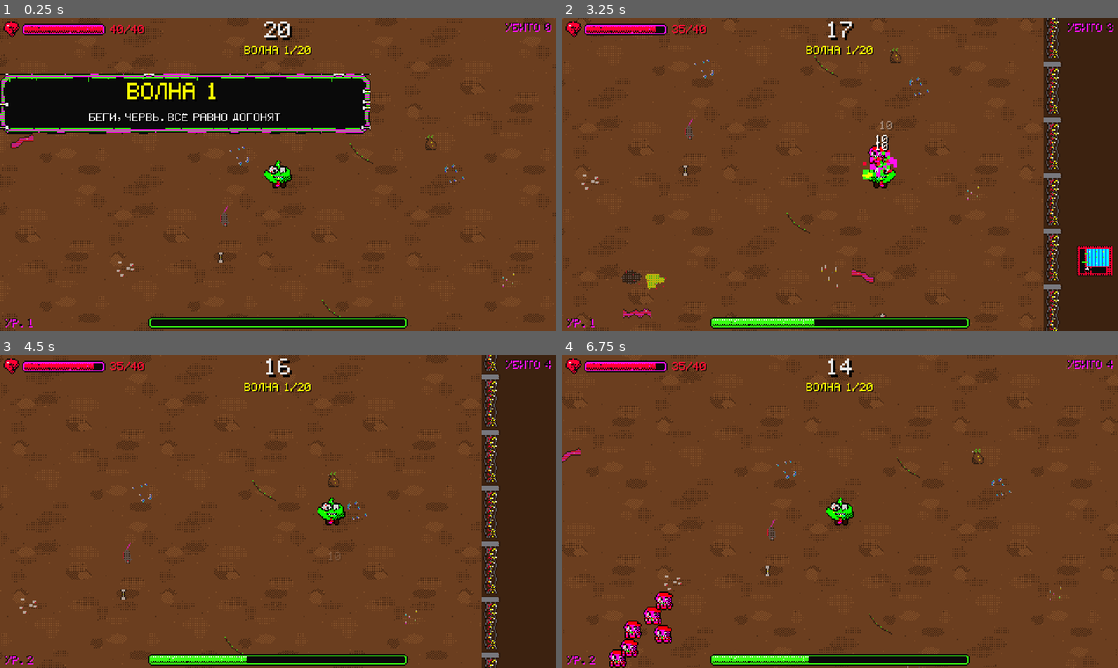
Above: before the commit, frames 1-4 (two rows, left to right).
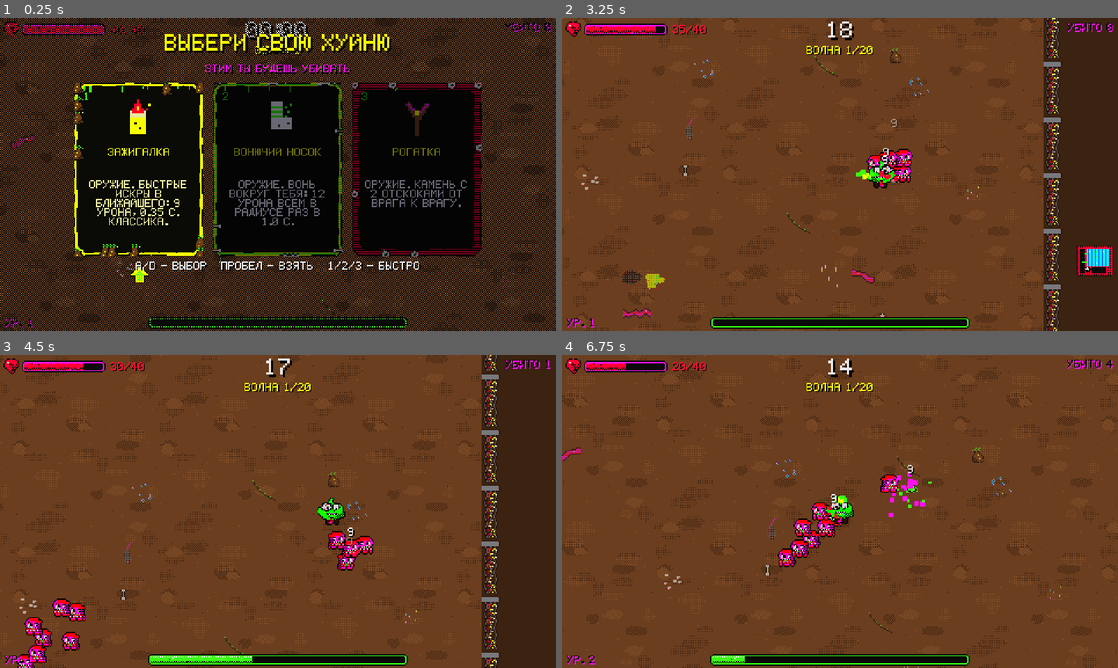
Above: after the commit, the same moments.

Repository: Gepackstuck/Stinky_Dumpster_Survivors
Game: Godot game, scene res://scenes/levels/main.tscn
The game is run twice, just before and just after one commit, with the same random seed, the same clock (stepped at 60 frames per second) and the same inputs.
Inputs (mouse positions are in pixels of both pictures, inside the frame that each line leads up to):
- Up to frame 1 (0.25 s): no input
- Up to frame 2 (3.25 s): click (701, 171) at 0.5 s, where only the run after the commit has a clickable "1"; tap Enter (ui_accept) at 1.25, 1.52, 2.27 s; move the mouse to (962, 158) at 1.27 s; hold D (move_right) 1.28-2.03 s; move the mouse to (728, 190) at 2.02 s; hold S (move_down) 2.03-2.78 s; move the mouse to (895, 105) at 2.77 s; hold D (move_right) from 2.78 s (still down)
- Up to frame 3 (4.5 s): move the mouse to (250, 574) at 3.52 s; release D (move_right) at 3.53 s; hold W (move_up) 3.53-4.28 s; tap Enter (ui_accept) at 3.77 s; move the mouse to (444, 558) at 4.27 s; hold A (move_left) from 4.28 s (still down)
- Up to frame 4 (6.75 s): tap Enter (ui_accept) at 4.52, 6.02 s; tap Escape at 4.9 s; release A (move_left) at 5 s; click "ПРОДОЛЖИТЬ, ХУЛИ ЗАСТЫЛ" (after the commit: "ПРОДОЛЖИТЬ") at 5 s; move the mouse to (673, 464) at 5.77 s; hold A (move_left) 5.78-6.53 s; move the mouse to (867, 511) at 6.52 s; hold S (move_down) from 6.53 s (still down)

The runs differ from the first frame. In frame 1, 64% of the frame differs, in the area x 0-100%, y 0-100%; in frame 2, 1.3%; in frame 3, 1.9%; in frame 4, 11%.

Commit message:
fix+feat: пауза/Ларёк, выбор стартового оружия, орды и рост сложности, планы шагов 8-10
Co-Authored-By: Claude Sonnet 5.5 <noreply@anthropic.com>
Claude-Session: https://claude.ai/code/session_01GvQcLtpmeq9xDjqGAM3qCT

Diff:
--- a/scenes/player/player.tscn
+++ b/scenes/player/player.tscn
@@ -3,7 +3,6 @@
 [ext_resource type="Script" path="res://scripts/player/player_controller.gd" id="1_ctrl"]
 [ext_resource type="Script" path="res://scripts/components/health_component.gd" id="2_health"]
 [ext_resource type="Script" path="res://scripts/components/hurtbox_component.gd" id="3_hurtbox"]
-[ext_resource type="Script" path="res://scripts/weapons/weapon_base.gd" id="4_weapon"]
 [ext_resource type="Script" path="res://scripts/components/hit_flash_component.gd" id="9_flash"]
 [ext_resource type="Script" path="res://scripts/components/frame_animator_component.gd" id="5_anim"]
 [ext_resource type="Texture2D" path="res://assets/sprites/player.png" id="6_tex"]
@@ -57,6 +56,3 @@
 
 [node name="CollisionShape2D" type="CollisionShape2D" parent="Magnet"]
 shape = SubResource("CircleShape2D_magnet")
-
-[node name="Weapon" type="Node2D" parent="."]
-script = ExtResource("4_weapon")
--- a/scenes/ui/pause_menu.tscn
+++ b/scenes/ui/pause_menu.tscn
@@ -57,7 +57,7 @@
 offset_top = 104.0
 offset_right = 360.0
 offset_bottom = 130.0
-text = "ПРОДОЛЖИТЬ, ХУЛИ ЗАСТЫЛ"
+text = "ПРОДОЛЖИТЬ"
 theme_override_colors/font_color = Color(0.968627, 1, 0, 1)
 theme_override_colors/font_hover_color = Color(1, 1, 1, 1)
 theme_override_colors/font_focus_color = Color(1, 1, 1, 1)
@@ -74,7 +74,7 @@
 offset_top = 134.0
 offset_right = 360.0
 offset_bottom = 160.0
-text = "ЗАНОВО, ЛОХ"
+text = "НАЧАТЬ ЗАНОВО"
 theme_override_colors/font_color = Color(0.968627, 1, 0, 1)
 theme_override_colors/font_hover_color = Color(1, 1, 1, 1)
 theme_override_colors/font_focus_color = Color(1, 1, 1, 1)
--- a/scripts/autoload/balance.gd
+++ b/scripts/autoload/balance.gd
@@ -31,8 +31,8 @@
 const WAVE_DURATION_STEP_SEC: float = 5.0
 const WAVE_DURATION_MAX_SEC: float = 60.0
 const WAVE_DURATION_FINAL_SEC: float = 90.0       # 20-я волна (боссы)
-const WAVE_GROUPS_BASE: int = 6                   # групп врагов за волну = BASE + номер волны
-const WAVE_GROUP_SIZE_BASE: int = 4               # размер группы = BASE + волна/4 (±1)
+const WAVE_GROUPS_BASE: int = 9                   # групп врагов за волну = BASE + номер волны
+const WAVE_GROUP_SIZE_BASE: int = 5               # размер группы = BASE + волна/4 (±1)
 const WAVE_GROUP_SIZE_WAVES_PER_STEP: int = 2
 const WAVE_FIRST_GROUP_SEC: float = 0.5
 const WAVE_SPAWN_END_FRACTION: float = 0.85       # последняя группа не позже 85% времени волны
@@ -46,7 +46,10 @@
 const ELITE_SPAWN_SEC: float = 2.0
 const FINAL_BOSS_SPAWN_SEC: float = 1.5
 const WAVE_END_COLLECT_SEC: float = 1.5           # время на авто-сбор материалов после волны
-const WAVE_HP_GROWTH: float = 0.12          # +15% HP за каждую волну после первой
+const WAVE_HP_GROWTH: float = 0.18          # +15% HP за каждую волну после первой
+const WAVE_DAMAGE_GROWTH: float = 0.10       # +10% урона врагов за волну
+const WAVE_SPEED_GROWTH: float = 0.03        # +3% скорости за волну
+const WAVE_SPEED_MAX_MULT: float = 1.4
 const WAVE_ENEMY_UNLOCK: Dictionary = {     # с какой волны тип может выпасть
 	&"squid_gopnik": 1, &"microbe": 2, &"npc_bot": 3, &"cockroach": 4, &"wifi_ghost": 6,
 }
@@ -140,7 +143,7 @@
 
 # --- Оружие: damage, cooldown (GDD) ---
 const WEAPONS: Dictionary = {
-	&"lighter": {"damage": 10.0, "cooldown": 0.3, "burn_dps": 2.0, "burn_duration": 3.0},
+	&"lighter": {"damage": 9.0, "cooldown": 0.35, "burn_dps": 2.0, "burn_duration": 3.0},
 	&"sock": {"damage": 12.0, "cooldown": 1.0, "radius": 60.0},
 	&"slingshot": {"damage": 8.0, "cooldown": 0.6, "ricochets": 2, "ricochet_range": 110.0},
 	&"laser_pointer": {"damage": 4.0, "cooldown": 0.15},
--- a/scripts/enemies/enemy_base.gd
+++ b/scripts/enemies/enemy_base.gd
@@ -39,12 +39,12 @@
 	var stats: Dictionary = Balance.ENEMIES[enemy_id]
 	_sprite.texture = _texture_for(enemy_id)
 	_apply_size(stats.get("radius", BASE_RADIUS))
-	_speed = stats["speed"]
+	_speed = stats["speed"] * WaveRules.speed_mult(GameState.wave)
 	speed_mult = 1.0
 	extra_velocity = Vector2.ZERO
 	forced_sec = 0.0
 	_health.setup(stats["hp"] * hp_mult)
-	_hitbox.damage = stats["damage"]
+	_hitbox.damage = stats["damage"] * WaveRules.damage_mult(GameState.wave)
 	_target = target
 	if _brain != null:
 		_brain.queue_free()
--- a/scripts/player/player_controller.gd
+++ b/scripts/player/player_controller.gd
@@ -78,6 +78,10 @@
 func _add_weapon(perk_id: StringName) -> void:
 	var weapon: Node2D = null
 	match perk_id:
+		PerkLibrary.W_LIGHTER:
+			var lighter: WeaponBase = WeaponBase.new()
+			lighter.weapon_id = &"lighter"
+			weapon = lighter
 		PerkLibrary.W_SOCK:
 			var aura: AuraWeapon = AuraWeapon.new()
 			aura.weapon_id = &"sock"
--- a/scripts/systems/perk_library.gd
+++ b/scripts/systems/perk_library.gd
@@ -6,17 +6,19 @@
 const REGEN: StringName = &"regen"
 const DOUBLE_SHOT: StringName = &"double_shot"
 const LOOT_GOBLIN: StringName = &"loot_goblin"
+const W_LIGHTER: StringName = &"w_lighter"
 const W_SOCK: StringName = &"w_sock"
 const W_SLINGSHOT: StringName = &"w_slingshot"
 const W_MOP: StringName = &"w_mop"
-const WEAPON_PERKS: Array[StringName] = [W_SOCK, W_SLINGSHOT, W_MOP]
-const ALL: Array[StringName] = [SPEED, REGEN, DOUBLE_SHOT, LOOT_GOBLIN, W_SOCK, W_SLINGSHOT, W_MOP]
+const WEAPON_PERKS: Array[StringName] = [W_LIGHTER, W_SOCK, W_SLINGSHOT, W_MOP]
+const ALL: Array[StringName] = [SPEED, REGEN, DOUBLE_SHOT, LOOT_GOBLIN, W_LIGHTER, W_SOCK, W_SLINGSHOT, W_MOP]
 
 const _TITLES: Dictionary[StringName, String] = {
 	SPEED: "Скорость",
 	REGEN: "Регенерация",
 	DOUBLE_SHOT: "Двойной выстрел",
 	LOOT_GOBLIN: "Лут-Гоблин",
+	W_LIGHTER: "Зажигалка",
 	W_SOCK: "Вонючий носок",
 	W_SLINGSHOT: "Рогатка",
 	W_MOP: "Швабра",
@@ -26,6 +28,7 @@
 	REGEN: "res://assets/ui/perk_regen.png",
 	DOUBLE_SHOT: "res://assets/ui/perk_double_shot.png",
 	LOOT_GOBLIN: "res://assets/ui/perk_loot_goblin.png",
+	W_LIGHTER: "res://assets/ui/perk_w_lighter.png",
 	W_SOCK: "res://assets/ui/perk_w_sock.png",
 	W_SLINGSHOT: "res://assets/ui/perk_w_slingshot.png",
 	W_MOP: "res://assets/ui/perk_w_mop.png",
@@ -50,6 +53,8 @@
 			return "+%d снаряд, -%d%% урона с каждого." % [Balance.PERK_DOUBLE_SHOT_EXTRA_PROJECTILES, roundi((1.0 - Balance.PERK_DOUBLE_SHOT_DAMAGE_MULT) * 100.0)]
 		LOOT_GOBLIN:
 			return "Подбор +%d%%, скорость -%d%%. Жадность тяжела." % [roundi((Balance.PERK_LOOT_GOBLIN_PICKUP_RADIUS_MULT - 1.0) * 100.0), roundi((1.0 - Balance.PERK_LOOT_GOBLIN_MOVE_SPEED_MULT) * 100.0)]
+		W_LIGHTER:
+			return "ОРУЖИЕ. Быстрые искры в ближайшего: %d урона, %.2f с. Классика." % [roundi(Balance.WEAPONS[&"lighter"]["damage"]), Balance.WEAPONS[&"lighter"]["cooldown"]]
 		W_SOCK:
 			return "ОРУЖИЕ. Вонь вокруг тебя: %d урона всем в радиусе раз в %.1f с." % [roundi(Balance.WEAPONS[&"sock"]["damage"]), Balance.WEAPONS[&"sock"]["cooldown"]]
 		W_SLINGSHOT:
--- a/scripts/systems/wave_manager.gd
+++ b/scripts/systems/wave_manager.gd
@@ -22,7 +22,8 @@
 	EventBus.next_wave_requested.connect(_on_next_wave_requested)
 	EventBus.enemy_died.connect(_on_enemy_died)
 	EventBus.player_died.connect(func() -> void: _fighting = false)
-	_start_wave.call_deferred(1)
+	# Первая волна стартует после выбора стартового оружия (первый perk_chosen).
+	EventBus.perk_chosen.connect(func(_id: StringName) -> void: _start_wave(1), CONNECT_ONE_SHOT)
 
 
 ## Вид волны (normal/elite/horde/boss) — нужен экрану между волнами для превью следующей.
@@ -93,7 +94,7 @@
 		var pickup: XpPickup = node as XpPickup
 		if pickup != null:
 			pickup.attract(player)
-	await get_tree().create_timer(Balance.WAVE_END_COLLECT_SEC).timeout
+	await get_tree().create_timer(Balance.WAVE_END_COLLECT_SEC, false).timeout
 	if GameState.run_active:
 		if player.has_method(&"heal_full"):
 			player.call(&"heal_full")
--- a/scripts/systems/wave_rules.gd
+++ b/scripts/systems/wave_rules.gd
@@ -24,6 +24,14 @@
 
 static func hp_mult(wave: int) -> float:
 	return 1.0 + (maxi(wave, 1) - 1) * Balance.WAVE_HP_GROWTH
+
+
+static func damage_mult(wave: int) -> float:
+	return 1.0 + (maxi(wave, 1) - 1) * Balance.WAVE_DAMAGE_GROWTH
+
+
+static func speed_mult(wave: int) -> float:
+	return minf(1.0 + (maxi(wave, 1) - 1) * Balance.WAVE_SPEED_GROWTH, Balance.WAVE_SPEED_MAX_MULT)
 
 
 ## Времена появления групп (сек от начала волны), отсортированы.
--- a/scripts/ui/level_up_screen.gd
+++ b/scripts/ui/level_up_screen.gd
@@ -11,6 +11,7 @@
 
 var _pending: int = 0
 var _selected: int = 0
+var _start_mode: bool = false
 
 
 func _ready() -> void:
@@ -23,6 +24,7 @@
 	EventBus.wave_ended.connect(_on_wave_ended)
 	EventBus.run_won.connect(func() -> void: _root.hide())
 	EventBus.player_died.connect(_on_player_died)
+	_show_start_choice.call_deferred()
 
 
 func _unhandled_input(event: InputEvent) -> void:
@@ -52,8 +54,19 @@
 	_show_choices()
 
 
+## В начале забега: выбор стартового оружия из 4.
+func _show_start_choice() -> void:
+	_start_mode = true
+	_pending = 1
+	_show_choices()
+
+
 func _show_choices() -> void:
-	var choices: Array[StringName] = PerkLibrary.pick_choices(Balance.LEVEL_UP_CHOICES)
+	var choices: Array[StringName] = []
+	if _start_mode:
+		choices.assign(PerkLibrary.WEAPON_PERKS)
+	else:
+		choices = PerkLibrary.pick_choices(Balance.LEVEL_UP_CHOICES)
 	if _pending <= 0:
 		choices.clear()
 	var frames: Array[int] = []
@@ -76,6 +89,13 @@
 
 ## Счётчик «осталось купить», текст кнопки следующей волны и блокировка кнопки до конца выбора.
 func _refresh_shop() -> void:
+	if _start_mode:
+		_title.text = "ВЫБЕРИ СВОЮ ХУЙНЮ"
+		_counter.text = "ЭТИМ ТЫ БУДЕШЬ УБИВАТЬ"
+		_empty.hide()
+		_next_button.hide()
+		return
+	_next_button.show()
 	_title.text = "ЛАРЁК"
 	_counter.text = "ОСТАЛОСЬ ВЗЯТЬ: %d" % _pending
 	_empty.visible = _pending <= 0
@@ -95,6 +115,12 @@
 func _on_card_chosen(perk_id: StringName) -> void:
 	GameState.apply_perk(perk_id)
 	_pending -= 1
+	if _start_mode:
+		_start_mode = false
+		_pending = 0
+		_root.hide()
+		get_tree().paused = false
+		return
 	_show_choices()
 
 
--- a/scripts/ui/pause_menu.gd
+++ b/scripts/ui/pause_menu.gd
@@ -27,7 +27,7 @@
 	get_viewport().set_input_as_handled()
 	if _root.visible:
 		_close()
-	elif not get_tree().paused and GameState.run_active:
+	elif not get_tree().paused and GameState.run_active and GameState.wave > 0:
 		_open()
 
 
Binary file added: assets/ui/perk_w_lighter.png
Not shown, added: scripts/ui/pause_menu.gd.uid
Not shown, changed: CHANGELOG.md
Not shown, changed: GDD.md
Not shown, changed: TASKS.md
Not shown, changed: tools/gen_art.py
